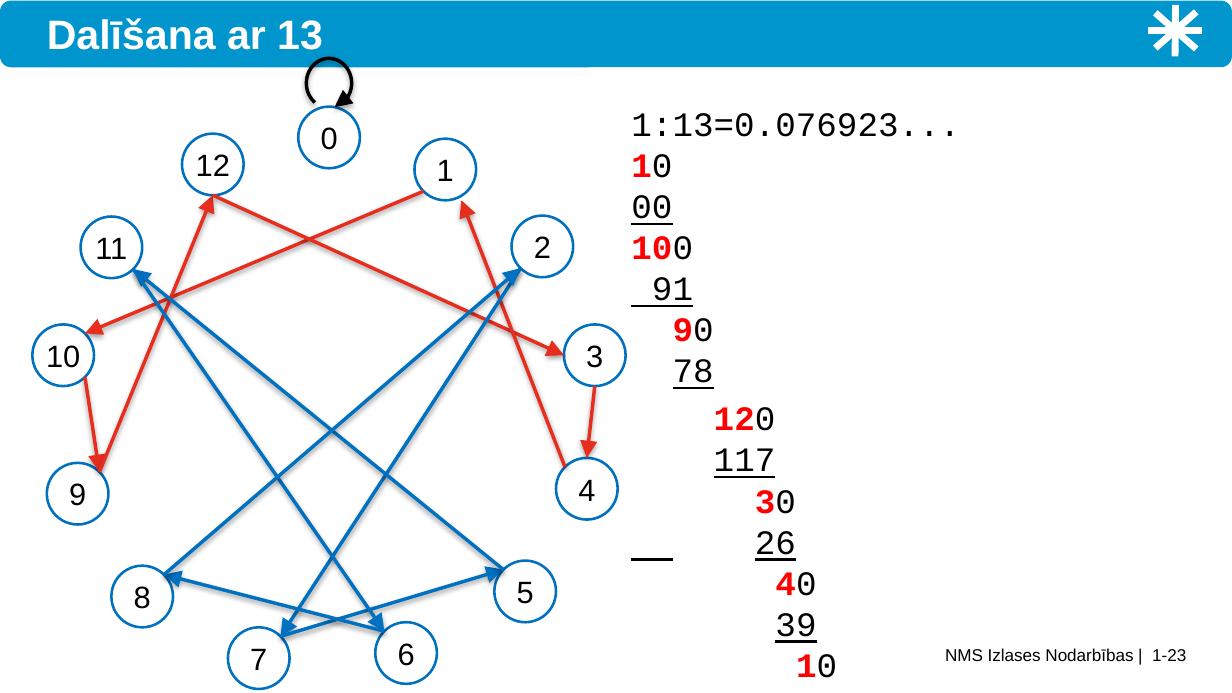
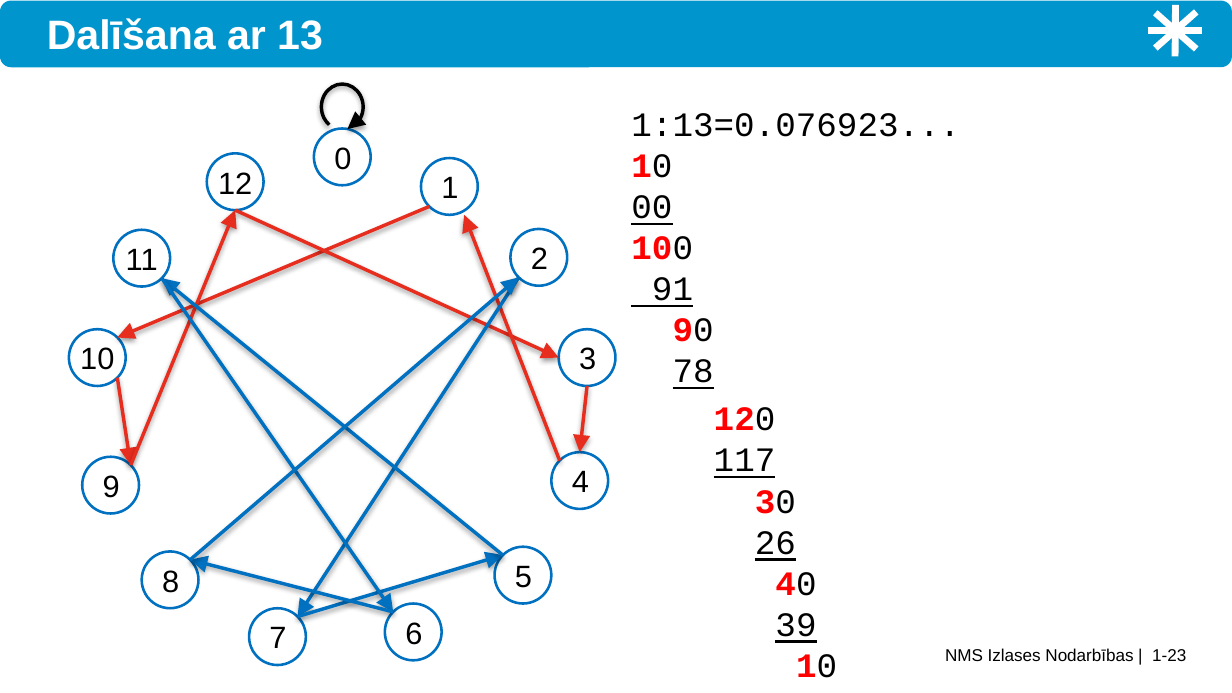
Before and after one commit to kapsitis/nms-courses, a slide deck: slide 23 of legacy-slides/ntjun02-modular-arithmetic.pptx. Drawn at 1232x693 pixels with LibreOffice and Linux fonts; fonts in the diff are those of the drawing. Boxes give left, top, right and bottom in pixels: in the first picture for what was removed or moved away, otherwise in the second. Text is boxed around its words. In the diff, an @@ line names an element or a change of style, - is before the commit and + after.

```diff
--- a/legacy-slides/ntjun02-modular-arithmetic.pptx
+++ b/legacy-slides/ntjun02-modular-arithmetic.pptx
@@ arc (boxed as its full ellipse): place and size @@
-arc (boxed as its full ellipse) at (306, 59, 352, 108)
+arc (boxed as its full ellipse) at (321, 84, 363, 130)
@@ ellipse "0": place and size @@
-ellipse "0" at (298, 107, 360, 169)
+ellipse "0" at (314, 128, 371, 185)
@@ ellipse "12": place and size @@
-ellipse "12" at (182, 133, 244, 195)
+ellipse "12" at (207, 153, 264, 209)
@@ ellipse "1": place and size @@
-ellipse "1" at (414, 139, 476, 201)
+ellipse "1" at (421, 158, 478, 214)
@@ arrow moved from (424, 191) - (85, 334) to (429, 207) - (117, 338) @@
@@ ellipse "11": place and size @@
-ellipse "11" at (80, 217, 142, 278)
+ellipse "11" at (113, 229, 170, 286)
@@ arrow moved from (100, 472) - (213, 195) to (131, 464) - (235, 211) @@
@@ arrow moved from (213, 195) - (564, 355) to (235, 211) - (558, 357) @@
@@ arrow moved from (565, 467) - (461, 201) to (559, 461) - (464, 214) @@
@@ ellipse "2": place and size @@
-ellipse "2" at (511, 216, 573, 277)
+ellipse "2" at (510, 229, 567, 286)
@@ arrow moved from (504, 569) - (133, 269) to (503, 556) - (161, 278) @@
@@ arrow moved from (133, 269) - (384, 631) to (161, 278) - (393, 612) @@
@@ arrow moved from (164, 574) - (521, 269) to (190, 559) - (519, 277) @@
@@ arrow moved from (521, 269) - (281, 637) to (519, 277) - (298, 616) @@
@@ ellipse "10": place and size @@
-ellipse "10" at (32, 324, 94, 386)
+ellipse "10" at (69, 329, 126, 386)
@@ ellipse "3": place and size @@
-ellipse "3" at (564, 324, 626, 386)
+ellipse "3" at (558, 329, 615, 386)
@@ arrow moved from (85, 377) - (100, 472) to (117, 378) - (131, 464) @@
@@ arrow moved from (595, 386) - (586, 458) to (588, 386) - (580, 452) @@
@@ ellipse "9": place and size @@
-ellipse "9" at (47, 463, 108, 525)
+ellipse "9" at (83, 457, 139, 514)
@@ ellipse "4": place and size @@
-ellipse "4" at (556, 458, 617, 520)
+ellipse "4" at (552, 452, 609, 509)
@@ ellipse "8": place and size @@
-ellipse "8" at (111, 565, 172, 627)
+ellipse "8" at (142, 552, 198, 609)
@@ arrow moved from (384, 631) - (164, 574) to (393, 612) - (190, 559) @@
@@ arrow moved from (281, 637) - (504, 569) to (298, 616) - (503, 556) @@
@@ ellipse "5": place and size @@
-ellipse "5" at (494, 561, 556, 622)
+ellipse "5" at (494, 547, 551, 604)
@@ ellipse "7": place and size @@
-ellipse "7" at (228, 627, 290, 689)
+ellipse "7" at (249, 609, 306, 665)
@@ ellipse "6": place and size @@
-ellipse "6" at (376, 622, 437, 684)
+ellipse "6" at (384, 604, 441, 660)
```
Also in this commit, not shown: 1 other slide changed, 45 other files.
